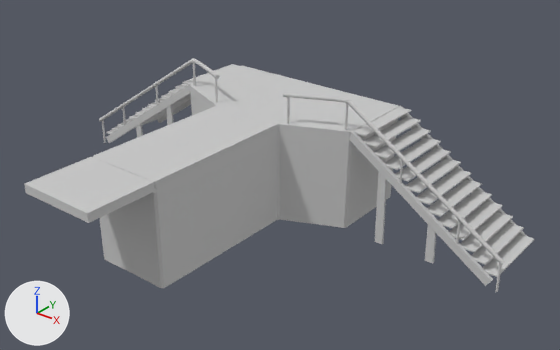
The FBX model Rabid_Rumble/Assets/3D Assets/Traps/Static Meshes/SM_Trap_Walkway.FBX: old version first, new version second.
Before and after are seen from a 50 mm camera at (11.16, -15.41, 9.07) aimed at (1.28, -3.06, 1.41). Every picture has the same lights, and +X, +Y and +Z are marked at lower left. Objects named as collision shapes, trigger or cutter boxes, shadow casters or lower levels of detail are left out. Where no turn or scale is listed for an object, it has been applied to the vertices.

Names of what the first picture shows: 'SM_Trap_Walkway', 'SM_Trap_Walkway_Flap'.
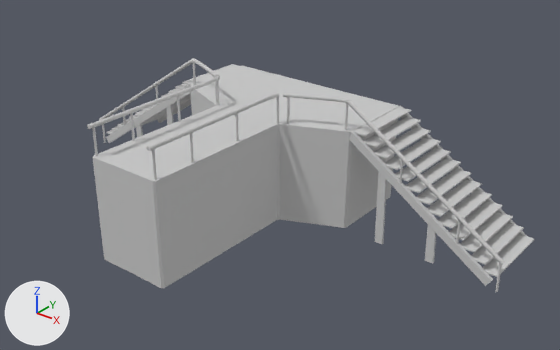
The change, as JSON lines over the scene's bpy script:
```json
{"block": "me_mesh", "where": "# used by ob_sm_trap_walkway; location = (0.0, 0.0, 0.0)"}
{"op": "remove", "block": "me_mesh", "code": "me_mesh.from_pydata(...)  # 562 vertices, 788 faces; spans x -6.33..6.33, y -6.53..0.05, z -0.17..3.18"}
{"op": "add", "block": "me_mesh", "code": "me_mesh.from_pydata(...)  # 770 vertices, 506 faces; spans x -6.33..6.33, y -6.5..0.05, z -0.17..3.18"}
{"block": "me_mesh", "change": "me_mesh part 1: 224 vertices added at x -0.97..0.95, y -6.5..-2.63, z 2.42..3.18"}
{"op": "remove", "block": "ob_sm_trap_walkway_flap", "code": ["ob_sm_trap_walkway_flap = bpy.data.objects.new('SM_Trap_Walkway_Flap', me_mesh_002)", "ob_sm_trap_walkway_flap.location = (0.0, -6.48, 2.26)"]}
```

What differs and where, as boxes [x1, y1, x2, y2] in the pictures (560 x 350 px):
```json
{"object": "SM_Trap_Walkway", "change": "reshaped", "before": [93, 58, 534, 292], "after": [87, 58, 534, 292]}
{"object": "SM_Trap_Walkway_Flap", "change": "deleted", "before": [24, 157, 155, 223]}
{"part": 1, "of": "me_mesh", "change": "added", "after": [87, 76, 279, 180]}
```
